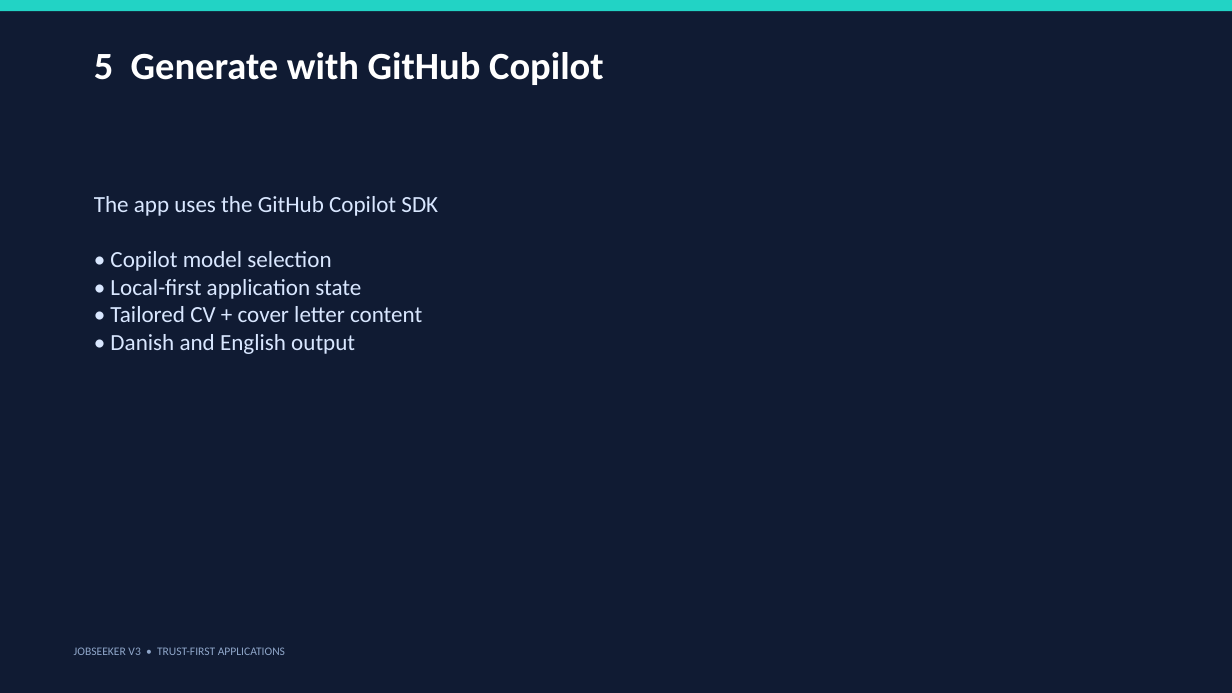
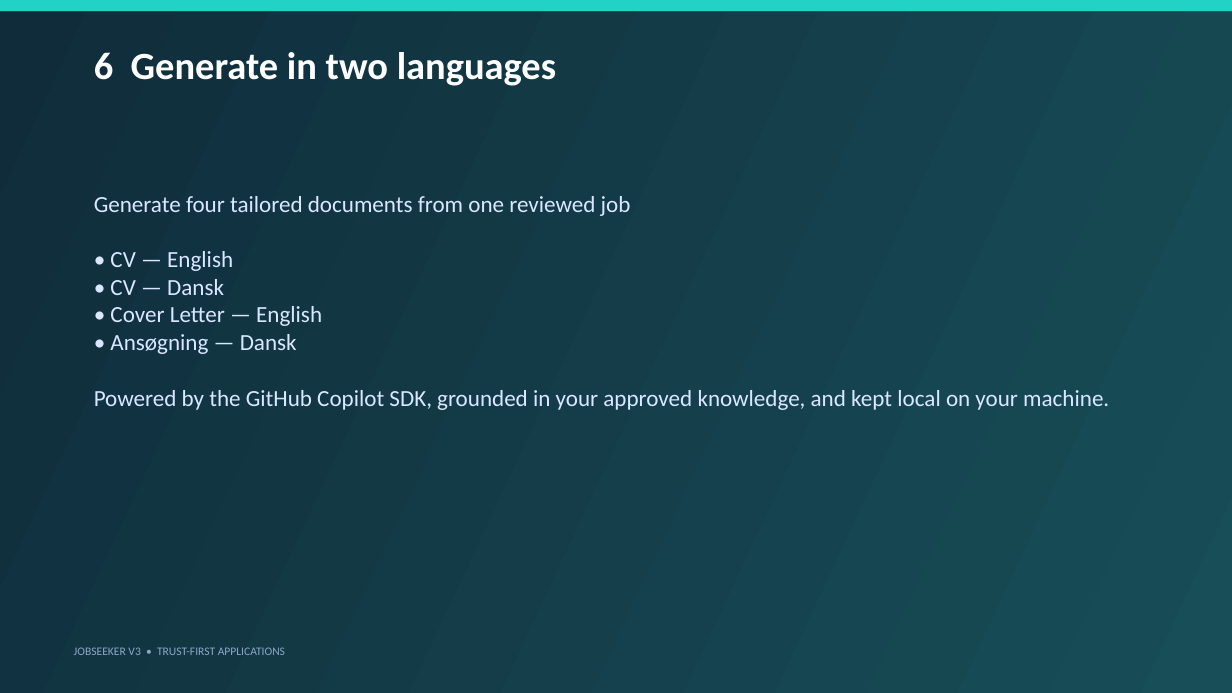
Before and after one commit to japperJ/jobseekerv3, a slide deck: slide 8 of slides/jobseeker-v3-intro.pptx (slide 7 before the commit). Drawn at 1232x693 pixels with LibreOffice and Linux fonts; fonts in the diff are those of the drawing. Boxes give left, top, right and bottom in pixels: in the first picture for what was removed or moved away, otherwise in the second. Text is boxed around its words. In the diff, an @@ line names an element or a change of style, - is before the commit and + after.

```diff
--- a/slides/jobseeker-v3-intro.pptx
+++ b/slides/jobseeker-v3-intro.pptx
@@ background #101B33 to gradient #102C3A to #174E58 @@
@@ title at box(94, 52, 556, 86): text changed @@
-5 Generate with GitHub Copilot
+6 Generate in two languages
@@ text at box(94, 196, 1109, 410): text changed @@
-The app uses the GitHub Copilot SDK
-• Copilot model selection
-• Local-first application state
-• Tailored CV + cover letter content
-• Danish and English output
+Generate four tailored documents from one reviewed job
+• CV — English
+• CV — Dansk
+• Cover Letter — English
+• Ansøgning — Dansk
+Powered by the GitHub Copilot SDK, grounded in your approved knowledge, and kept local on your machine.
```
Also in this commit, not shown: 8 other slides changed, 1 slide added.
